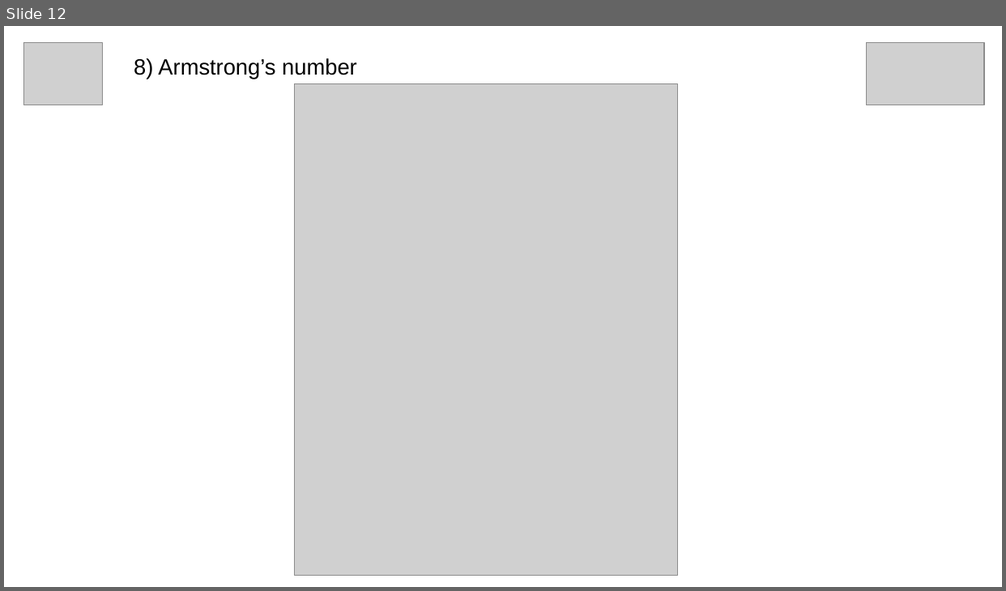
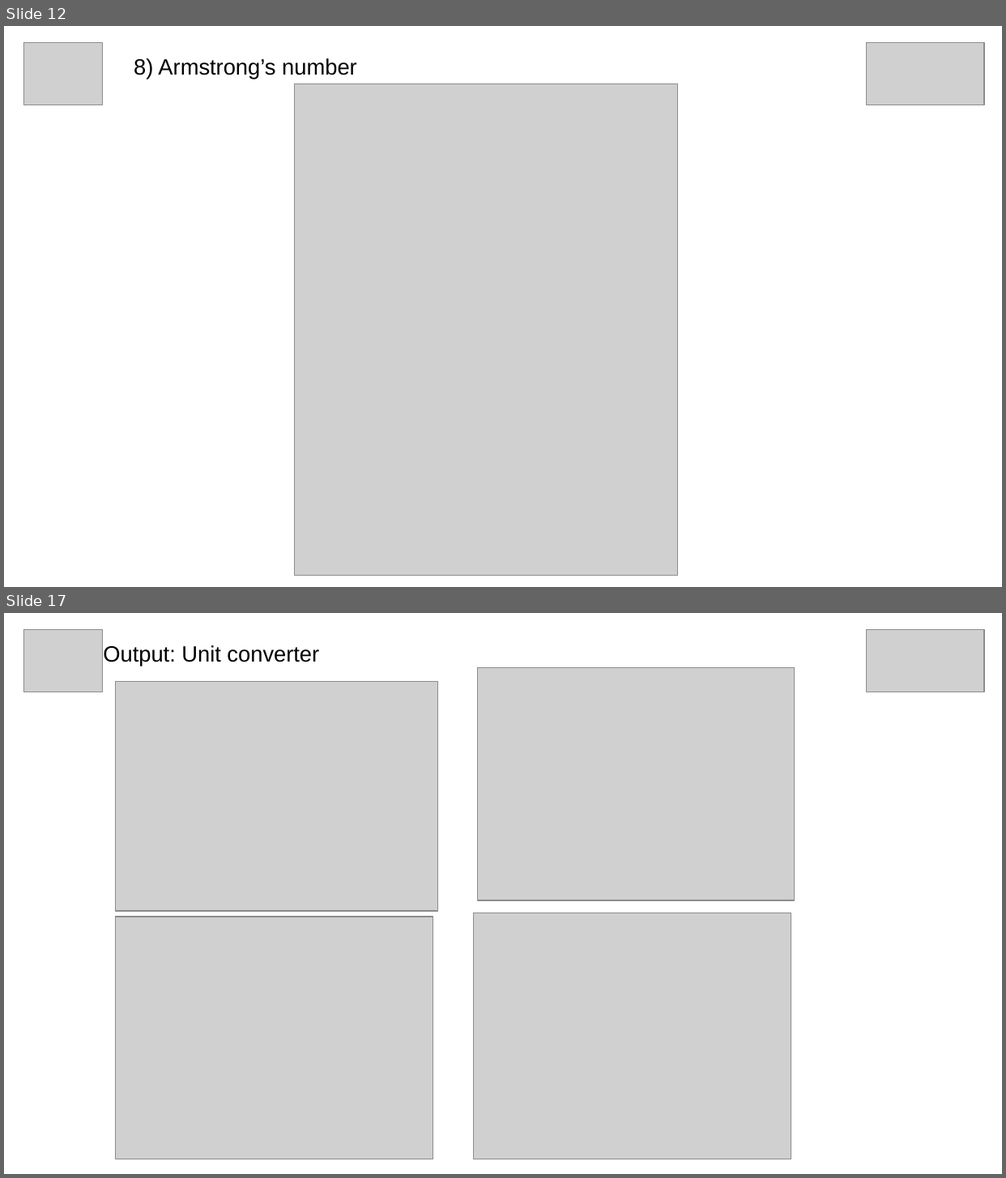
Before and after one commit to grey-hat2003/internship-project, a slide deck: docs/PyPptB2_5.pptx. Shown one above the other, each under a label of ours: slide 12 before the commit, slides 12 and 17 after it; the slides between them are not shown. The pictures are 1006x591 and 1006x1178 pixels, drawn with LibreOffice and Linux fonts; fonts in the diff are those of the drawing; grey boxes stand for pictures. Boxes give left, top, right and bottom in pixels: in the first picture for what was removed or moved away, otherwise in the second. Text is boxed around its words. In the diff, an @@ line names an element or a change of style, - is before the commit and + after.

```diff
--- a/docs/PyPptB2_5.pptx
+++ b/docs/PyPptB2_5.pptx
@@ slide 17 added at box(4, 613, 1002, 1174), background #FFFFFF @@
@@ picture added at box(24, 630, 102, 693) @@
@@ picture added at box(866, 630, 984, 693) @@
@@ title added at box(103, 645, 319, 666), 16 pt, text #000000 @@
+Output: Unit converter
@@ picture added at box(115, 681, 437, 910) @@
@@ picture added at box(478, 668, 795, 901) @@
@@ picture added at box(115, 917, 433, 1159) @@
@@ picture added at box(473, 914, 791, 1160) @@
```
Also in this commit, not shown: 3 slides changed, 17 other slides added, 1 other file.
